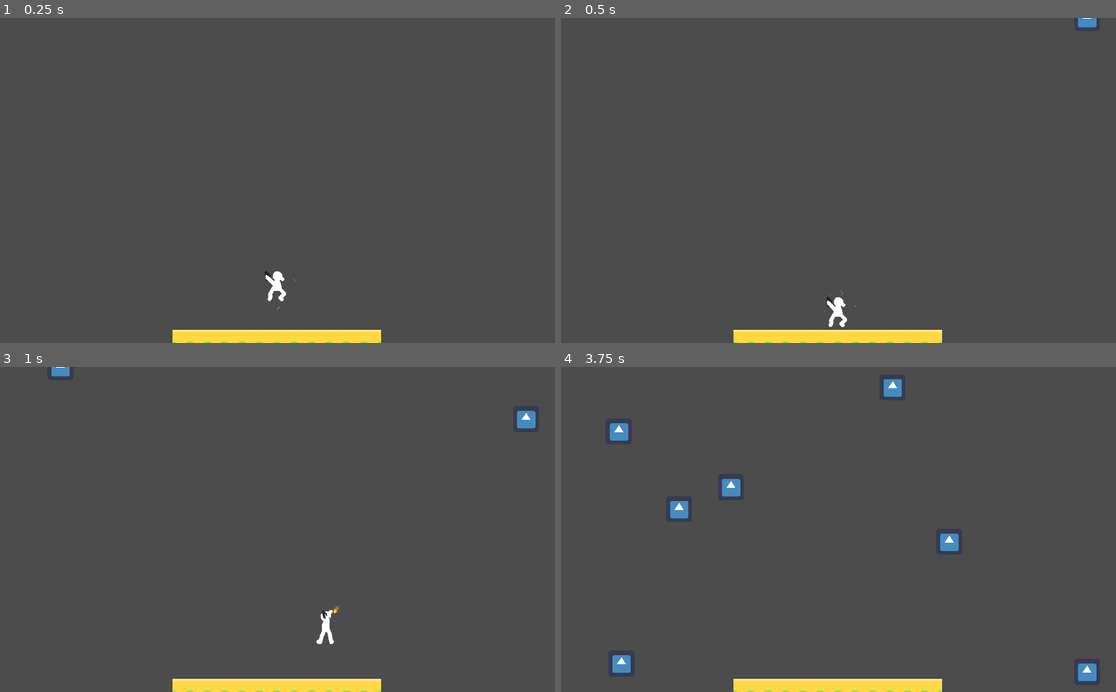
Above: before the commit, frames 1-4 (two rows, left to right).
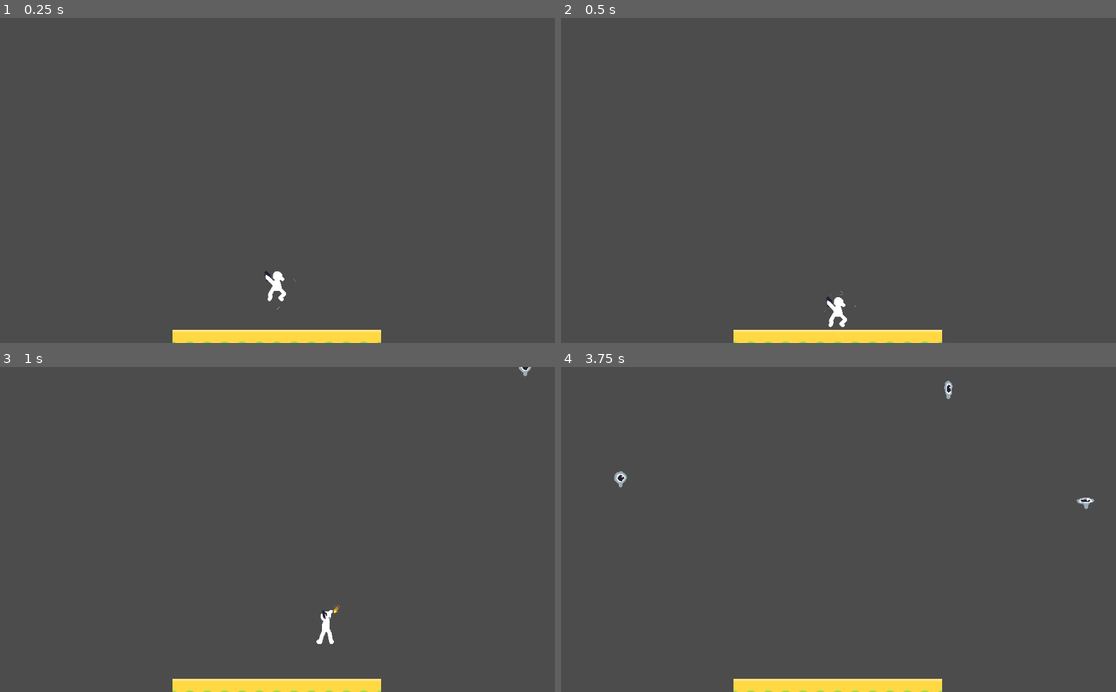
Above: after the commit, the same moments.

Repository: Omegapoint/magnus-mayhem
Game: Godot game, scene res://World.tscn
The game is run twice, just before and just after one commit, with the same random seed, the same clock (stepped at 60 frames per second) and the same inputs. The engine's default icon, where the game draws it, is replaced by a stand-in: a white triangle on a blue panel in a dark square.
Inputs (mouse positions are in pixels of both pictures, inside the frame that each line leads up to):
- Up to frame 1 (0.25 s): no input
- Up to frame 2 (0.5 s): no input
- Up to frame 3 (1 s): move the mouse to (399, 513) at 0.52 s; hold D (right) from 0.53 s (still down); click (399, 513) at 0.6 s; tap W (jump) at 0.77 s
- Up to frame 4 (3.75 s): move the mouse to (727, 545) at 1.27 s; click (727, 545) at 1.35 s; tap W (jump) at 1.52, 3.02 s; move the mouse to (894, 458) at 2.02 s; release D (right) at 2.03 s; hold A (left) 2.03-2.78 s; click (894, 458) at 2.1 s; move the mouse to (810, 594) at 2.77 s; hold D (right) from 2.78 s (still down); click (810, 594) at 2.85 s; move the mouse to (1005, 578) at 3.52 s; click (1005, 578) at 3.6 s

Frame 1 is identical in both runs. In frame 2, 0.1% of the frame differs, in the area x 93-97%, y 0-3%; in frame 3, 0.3%; in frame 4, 1.5%, in the area x 8-97%, y 3-97%.

Commit message:
Add animated sprite of mob

Diff:
--- a/Mob.gd
+++ b/Mob.gd
@@ -1,7 +1,7 @@
 extends RigidBody2D
 
-export var min_speed = 150
-export var max_speed = 250
+export var min_speed = 50
+export var max_speed = 150
 
 # Declare member variables here. Examples:
 # var a = 2
@@ -10,7 +10,7 @@
 
 # Called when the node enters the scene tree for the first time.
 func _ready():
-	pass
+	$AnimatedSprite.play("move")
 
 
 # Called every frame. 'delta' is the elapsed time since the previous frame.
--- a/Mob.tscn
+++ b/Mob.tscn
@@ -1,23 +1,10 @@
-[gd_scene load_steps=6 format=2]
+[gd_scene load_steps=4 format=2]
 
-[ext_resource path="res://icon.png" type="Texture" id=1]
+[ext_resource path="res://extras/mob_sprites.tres" type="SpriteFrames" id=1]
 [ext_resource path="res://Mob.gd" type="Script" id=2]
 
-[sub_resource type="AtlasTexture" id=1]
-flags = 4
-atlas = ExtResource( 1 )
-region = Rect2( 0, 0, 64, 64 )
-
-[sub_resource type="SpriteFrames" id=2]
-animations = [ {
-"frames": [ SubResource( 1 ) ],
-"loop": false,
-"name": "creepormob",
-"speed": 5.0
-} ]
-
-[sub_resource type="RectangleShape2D" id=3]
-extents = Vector2( 21.9807, 22.0001 )
+[sub_resource type="CircleShape2D" id=1]
+radius = 12.3842
 
 [node name="Mob" type="RigidBody2D"]
 gravity_scale = 0.0
@@ -27,12 +14,11 @@
 }
 
 [node name="AnimatedSprite" type="AnimatedSprite" parent="."]
-scale = Vector2( 0.75, 0.75 )
-frames = SubResource( 2 )
-animation = "creepormob"
+frames = ExtResource( 1 )
+animation = "move"
 
 [node name="CollisionShape2D" type="CollisionShape2D" parent="."]
-shape = SubResource( 3 )
+shape = SubResource( 1 )
 
 [node name="VisibilityNotifier2D" type="VisibilityNotifier2D" parent="."]
 
--- a/World.tscn
+++ b/World.tscn
@@ -18,6 +18,5 @@
 position = Vector2( 510, 478 )
 
 [node name="MobTimer" type="Timer" parent="."]
-wait_time = 0.5
 
 [connection signal="timeout" from="MobTimer" to="." method="_on_MobTimer_timeout"]
